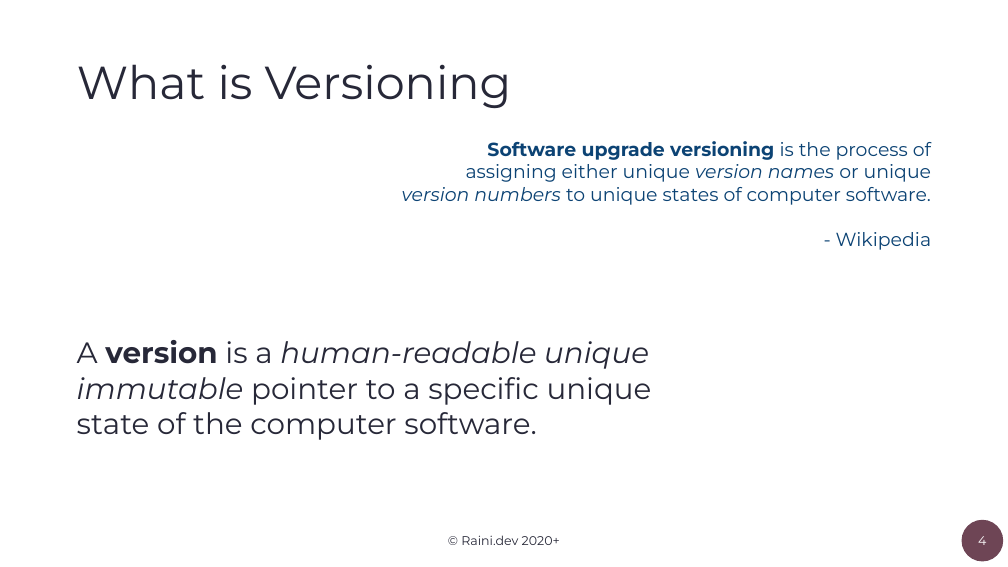
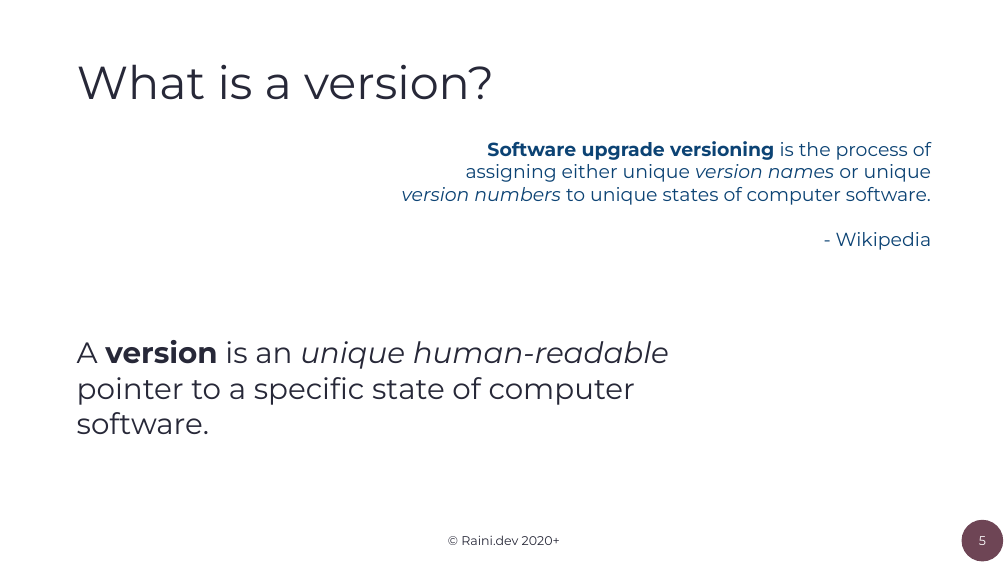
Before and after one commit to orlowdev/clean-project-history-with-semver-and-changelogs, a slide deck: slide 5 of Semantic-Versioning-at-Scale.pptx (slide 4 before the commit). Drawn at 1008x567 pixels with LibreOffice and Linux fonts; fonts in the diff are those of the drawing. Boxes give left, top, right and bottom in pixels: in the first picture for what was removed or moved away, otherwise in the second. Text is boxed around its words. In the diff, an @@ line names an element or a change of style, - is before the commit and + after.

```diff
--- a/Semantic-Versioning-at-Scale.pptx
+++ b/Semantic-Versioning-at-Scale.pptx
@@ title at box(77, 64, 494, 100): text changed @@
-What is Versioning
+What is a version?
@@ text at box(77, 340, 669, 434): text changed @@
-A version is a human-readable unique immutable pointer to a specific unique state of the computer software.
+A version is an unique human-readable pointer to a specific state of computer software.
@@ page number at box(979, 536, 986, 545): text changed @@
-4
+5
```
Also in this commit, not shown: 14 other slides changed, 4 slides added, 2 slides removed.
